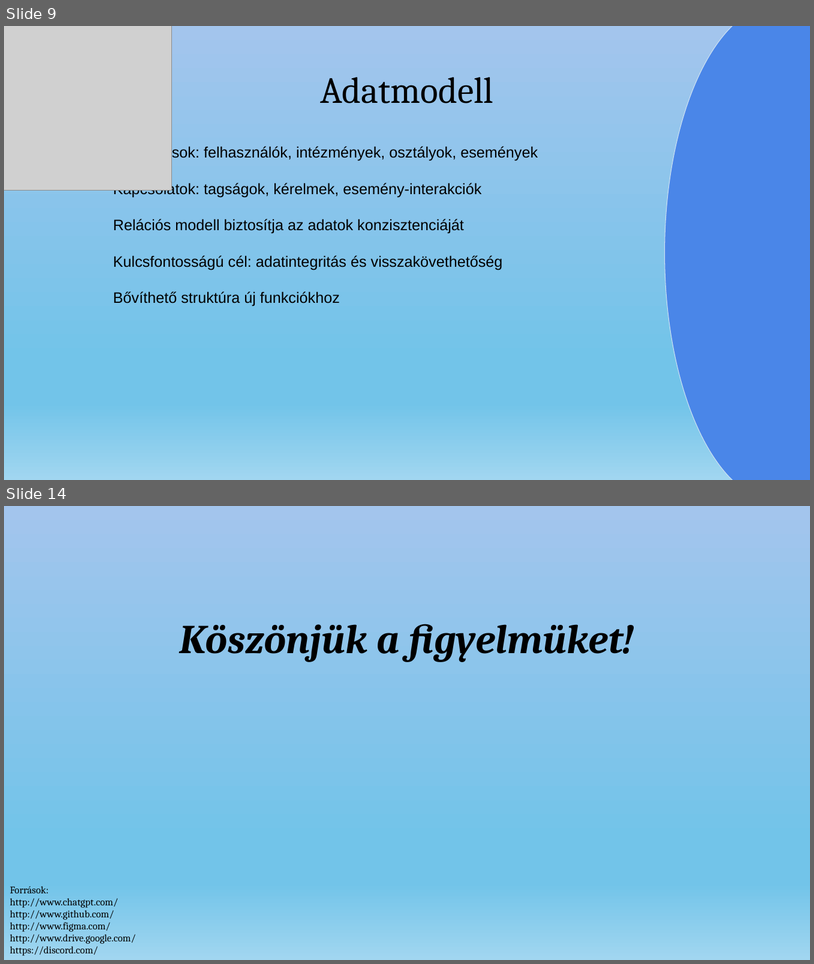
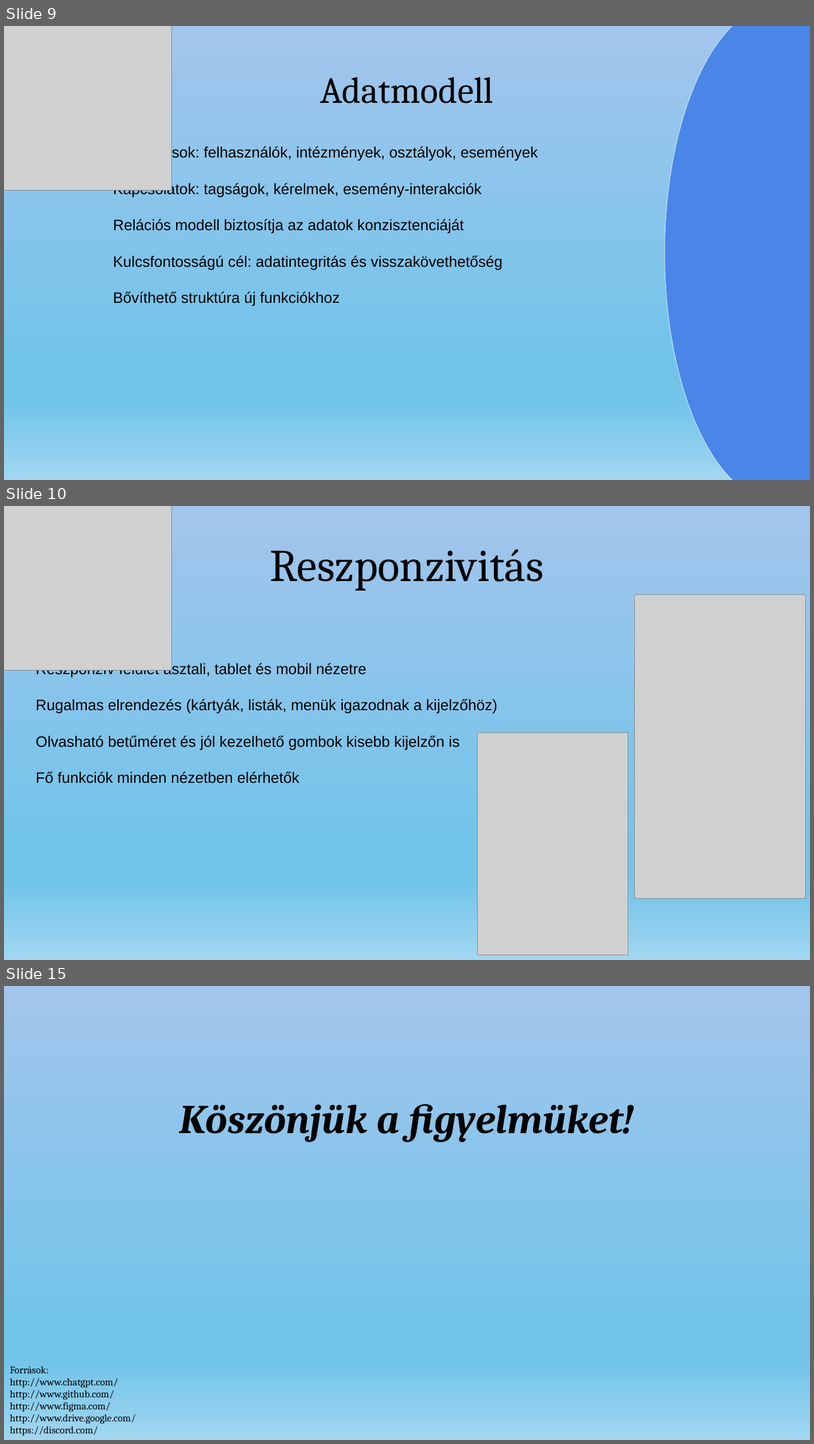
Before and after one commit to nagyls/13_S2_5_vizsgaremek, a slide deck: dokumentumok/Prezentáció_NagyLevedSamuel_TothTamas.pptx. Shown one above the other, each under a label of ours: slides 9 and 14 before the commit, slides 9, 10 and 15 after it; the slides between them are not shown. The pictures are 814x964 and 814x1444 pixels, drawn with LibreOffice and Linux fonts; fonts in the diff are those of the drawing; grey boxes stand for pictures. Boxes give left, top, right and bottom in pixels: in the first picture for what was removed or moved away, otherwise in the second. Text is boxed around its words. In the diff, an @@ line names an element or a change of style, - is before the commit and + after.

```diff
--- a/dokumentumok/Prezentáció_NagyLevedSamuel_TothTamas.pptx
+++ b/dokumentumok/Prezentáció_NagyLevedSamuel_TothTamas.pptx
@@ slide 10 added at (4,506,810,960), background gradient #A3C5ED to #72C4E9 to #A1D6F0 @@
@@ picture added at (4,506,171,670) @@
@@ title added at (270,549,544,591), 54 pt, text #000000 @@
+Reszponzivitás
@@ picture added at (635,594,806,898) @@
@@ text added at (36,662,498,783), 18 pt, text #000000 @@
+Reszponzív felület asztali, tablet és mobil nézetre
+Rugalmas elrendezés (kártyák, listák, menük igazodnak a kijelzőhöz)
+Olvasható betűméret és jól kezelhető gombok kisebb kijelzőn is
+Fő funkciók minden nézetben elérhetők
@@ picture added at (478,733,629,954) @@
@@ what was slide 14 is now slide 15 @@
```
Also in this commit, not shown: 5 slides changed, 1 other slide added, 1 slide removed.
